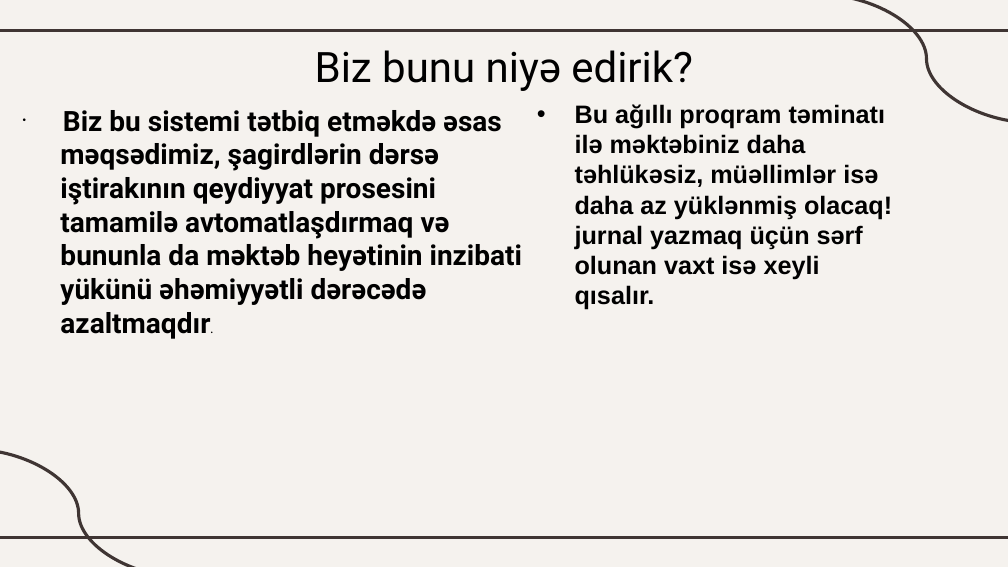
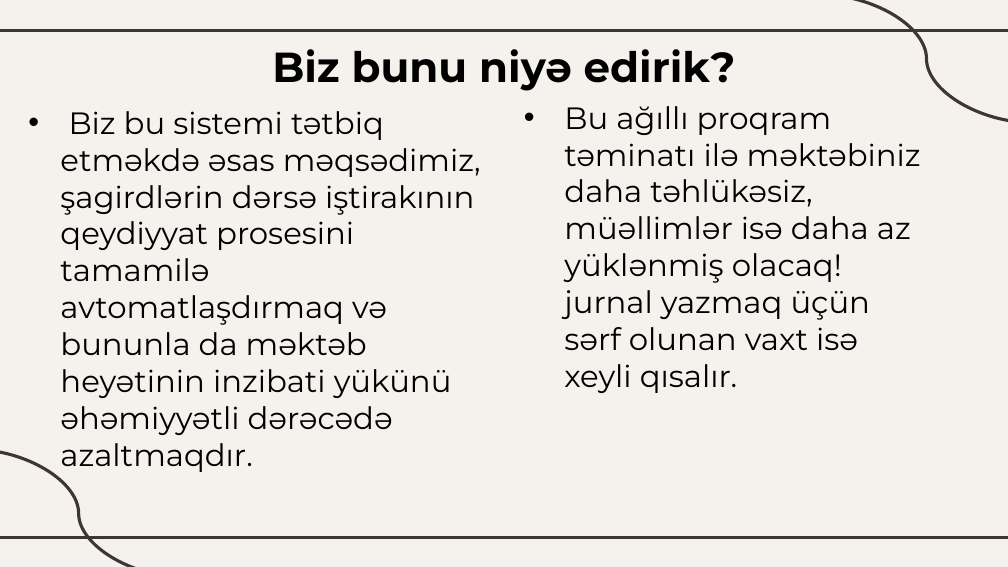
Before and after one commit to DarkinLordz/SmartAttendance, a slide deck: slide 3 of docs/SmartAttendance.pptx. Drawn at 1008x567 pixels with LibreOffice and Linux fonts; fonts in the diff are those of the drawing. Boxes give left, top, right and bottom in pixels: in the first picture for what was removed or moved away, otherwise in the second. Text is boxed around its words. In the diff, an @@ line names an element or a change of style, - is before the commit and + after.

```diff
--- a/docs/SmartAttendance.pptx
+++ b/docs/SmartAttendance.pptx
@@ title "Biz bunu niyə edirik?" at <box>272,49,736,91</box>: font Roboto to Montserrat, bold on @@
@@ subtitle "Biz bu sistemi tətbiq etməkdə ..." at <box>60,111,481,472</box>: size 20 to 22 pt, font Roboto to Montserrat, bold off; size 7 to 22 pt, font Times New Roman to Montserrat in "azaltmaqdır."; indent changed @@
@@ text "Bu ağıllı proqram təminatı ilə ...": place and size @@
-text "Bu ağıllı proqram təminatı ilə ..." at <box>575,104,892,310</box>
+text "Bu ağıllı proqram təminatı ilə ..." at <box>564,106,921,393</box>
@@ text "Bu ağıllı proqram təminatı ilə ..." at <box>564,106,921,393</box>: size 18 to 22 pt, font Arial to Montserrat, bold off; indent changed @@
```
Also in this commit, not shown: 6 other slides changed, 1 other file.
